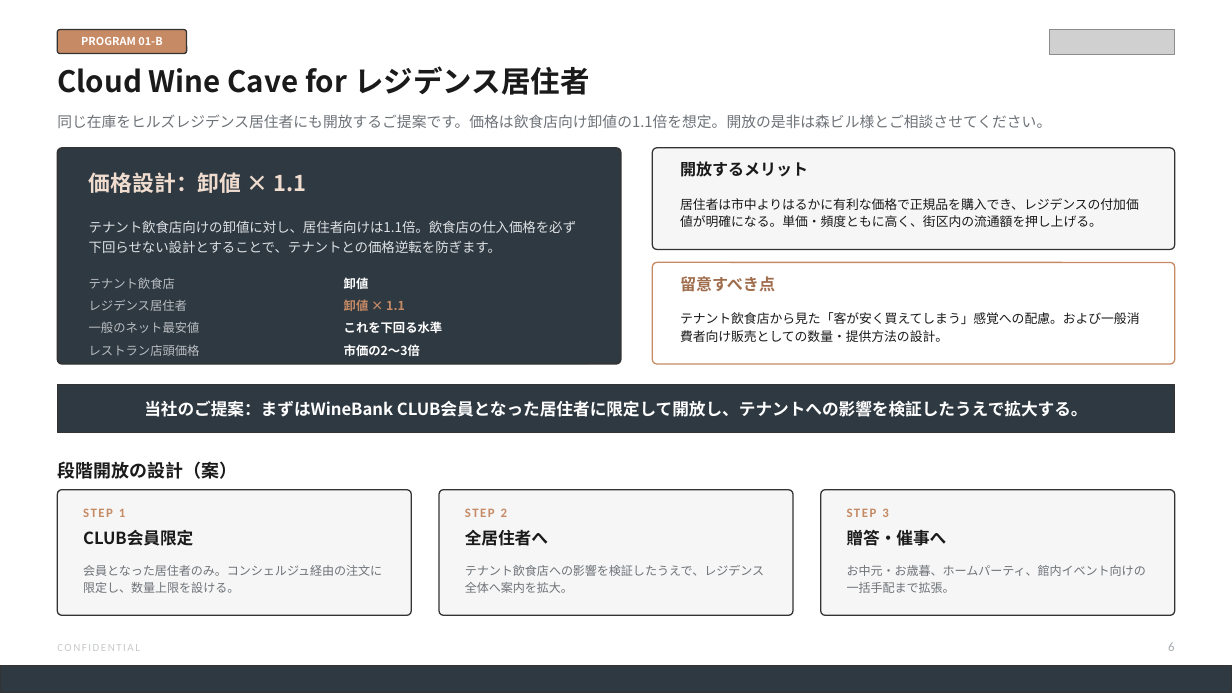
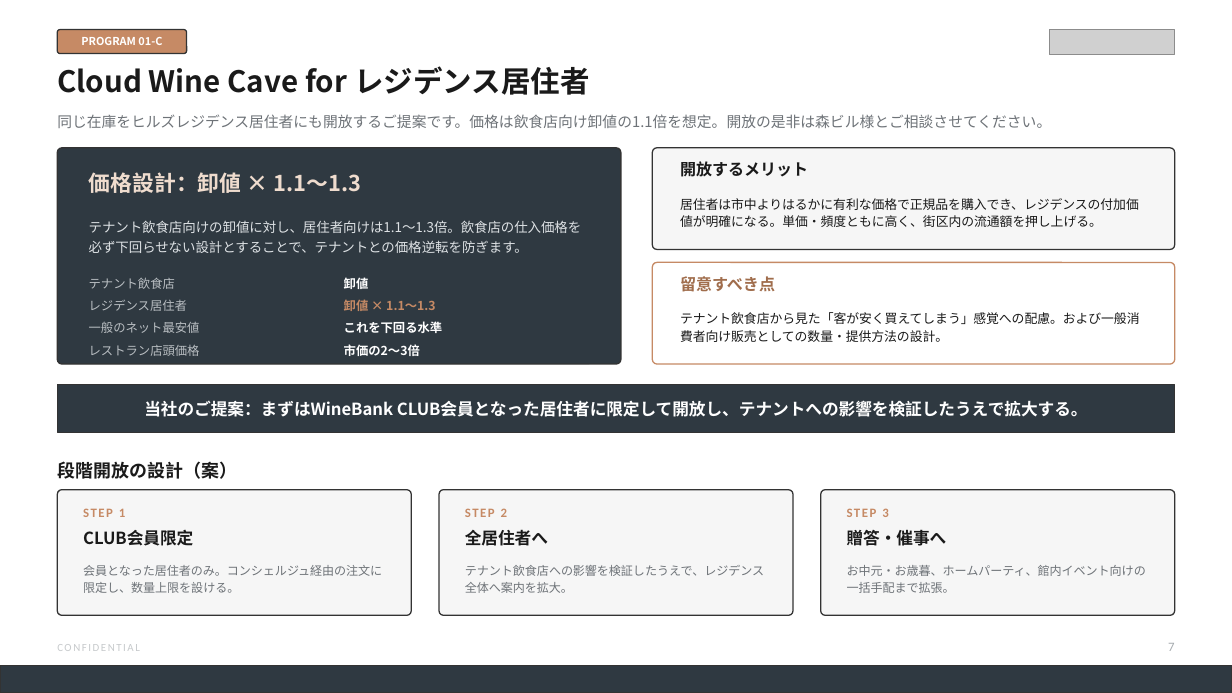
Before and after one commit to nakano-winebank/wine-auction, a slide deck: slide 8 of docs/proposals/森ビル様_業務提携ご提案_WineBank_20260810.pptx (slide 7 before the commit). Drawn at 1232x693 pixels with LibreOffice and Linux fonts; fonts in the diff are those of the drawing; grey boxes stand for pictures. Boxes give left, top, right and bottom in pixels: in the first picture for what was removed or moved away, otherwise in the second. Text is boxed around its words. In the diff, an @@ line names an element or a change of style, - is before the commit and + after.

```diff
--- a/docs/proposals/森ビル様_業務提携ご提案_WineBank_20260810.pptx
+++ b/docs/proposals/森ビル様_業務提携ご提案_WineBank_20260810.pptx
@@ text at box(81, 37, 162, 45): text changed @@
-PROGRAM 01-B
+PROGRAM 01-C
@@ text at box(89, 172, 361, 193): text changed @@
-価格設計：卸値 × 1.1
+価格設計：卸値 × 1.1〜1.3
@@ text at box(89, 220, 582, 253): text changed @@
-テナント飲食店向けの卸値に対し、居住者向けは1.1倍。飲食店の仕入価格を必ず下回らせない設計とすることで、テナントとの価格逆転を防ぎます。
+テナント飲食店向けの卸値に対し、居住者向けは1.1〜1.3倍。飲食店の仕入価格を必ず下回らせない設計とすることで、テナントとの価格逆転を防ぎます。
@@ text at box(344, 300, 435, 311): text changed @@
-卸値 × 1.1
+卸値 × 1.1〜1.3
@@ text at box(1168, 643, 1174, 651): text changed @@
-6
+7
```
Also in this commit, not shown: 20 other slides changed, 5 slides added, 2 other files.
